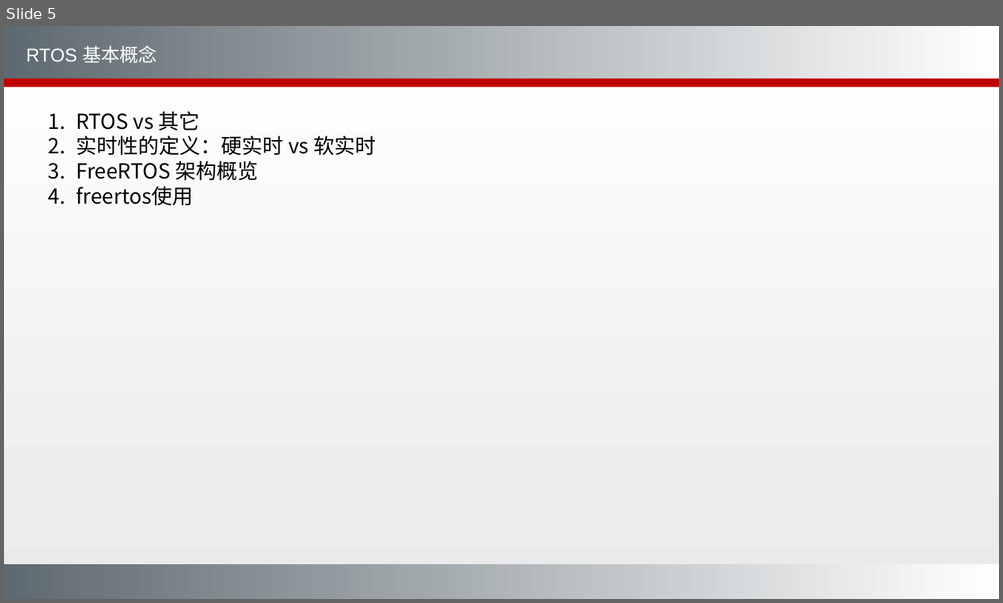
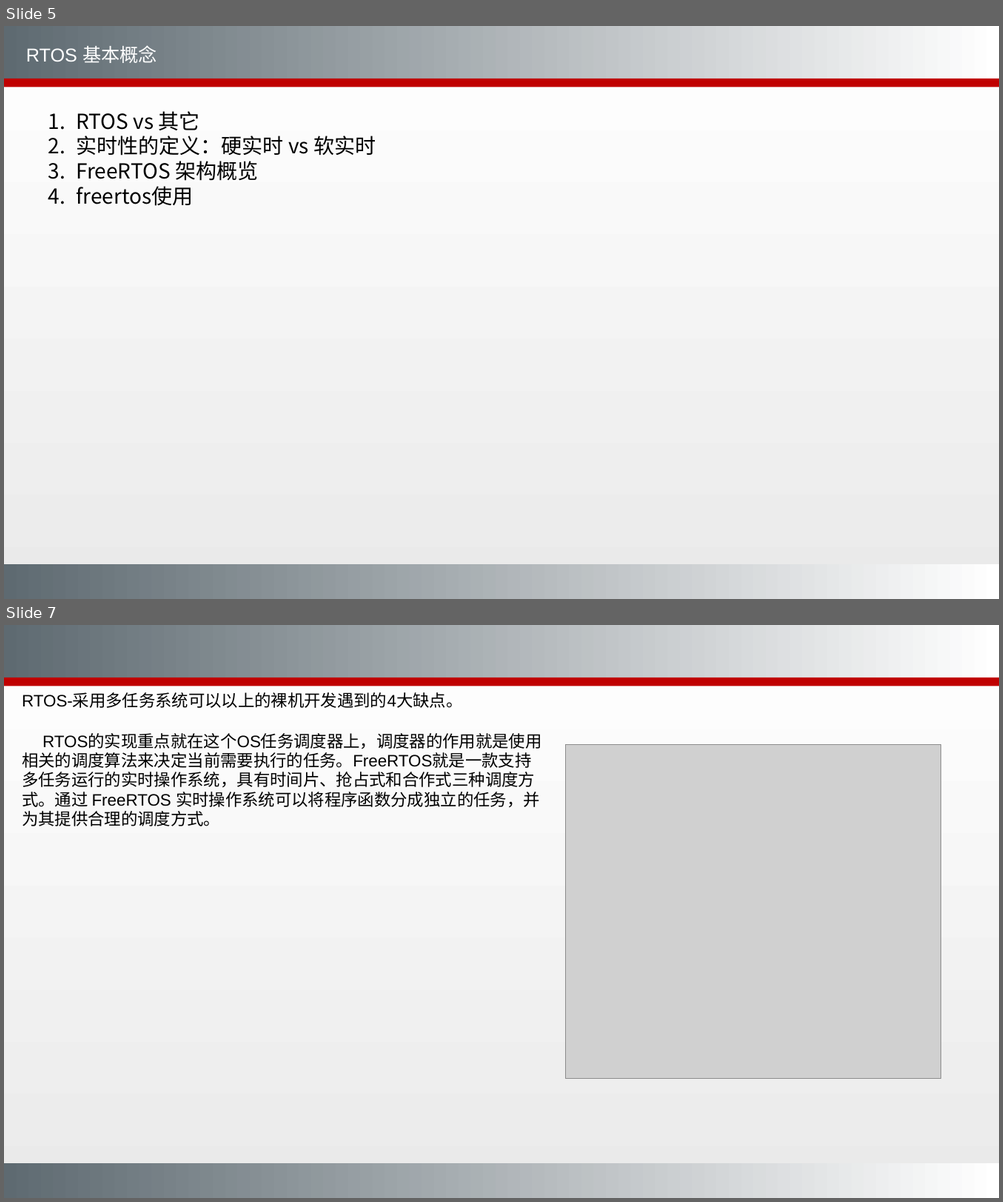
Before and after one commit to Dropboxcodedragon/Embedded, a slide deck: 4、FreeRTOS核心机制.pptx. Shown one above the other, each under a label of ours: slide 5 before the commit, slides 5 and 7 after it; the slides between them are not shown. The pictures are 1003x603 and 1003x1202 pixels, drawn with LibreOffice and Linux fonts; fonts in the diff are those of the drawing; grey boxes stand for pictures; background and template pictures are left out. Boxes give left, top, right and bottom in pixels: in the first picture for what was removed or moved away, otherwise in the second. Text is boxed around its words. In the diff, an @@ line names an element or a change of style, - is before the commit and + after.

```diff
--- a/4、FreeRTOS核心机制.pptx
+++ b/4、FreeRTOS核心机制.pptx
@@ slide 7 added at box(4, 625, 999, 1198), background gradient #EAEAEA to #FFFFFF; not listed: 5 template elements that a slide beside it also shows @@
@@ text added at box(22, 694, 462, 708), 16 pt, text #000000 @@
+RTOS-采用多任务系统可以以上的裸机开发遇到的4大缺点。
@@ text added at box(22, 734, 541, 826), 16 pt, text #000000 @@
+RTOS的实现重点就在这个OS任务调度器上，调度器的作用就是使用相关的调度算法来决定当前需要执行的任务。FreeRTOS就是一款支持多任务运行的实时操作系统，具有时间片、抢占式和合作式三种调度方式。通过 FreeRTOS 实时操作系统可以将程序函数分成独立的任务，并为其提供合理的调度方式。
@@ picture added at box(565, 745, 940, 1079) @@
```
Also in this commit, not shown: 8 slides changed, 2 other slides added, 1 slide removed, 8 other files.
